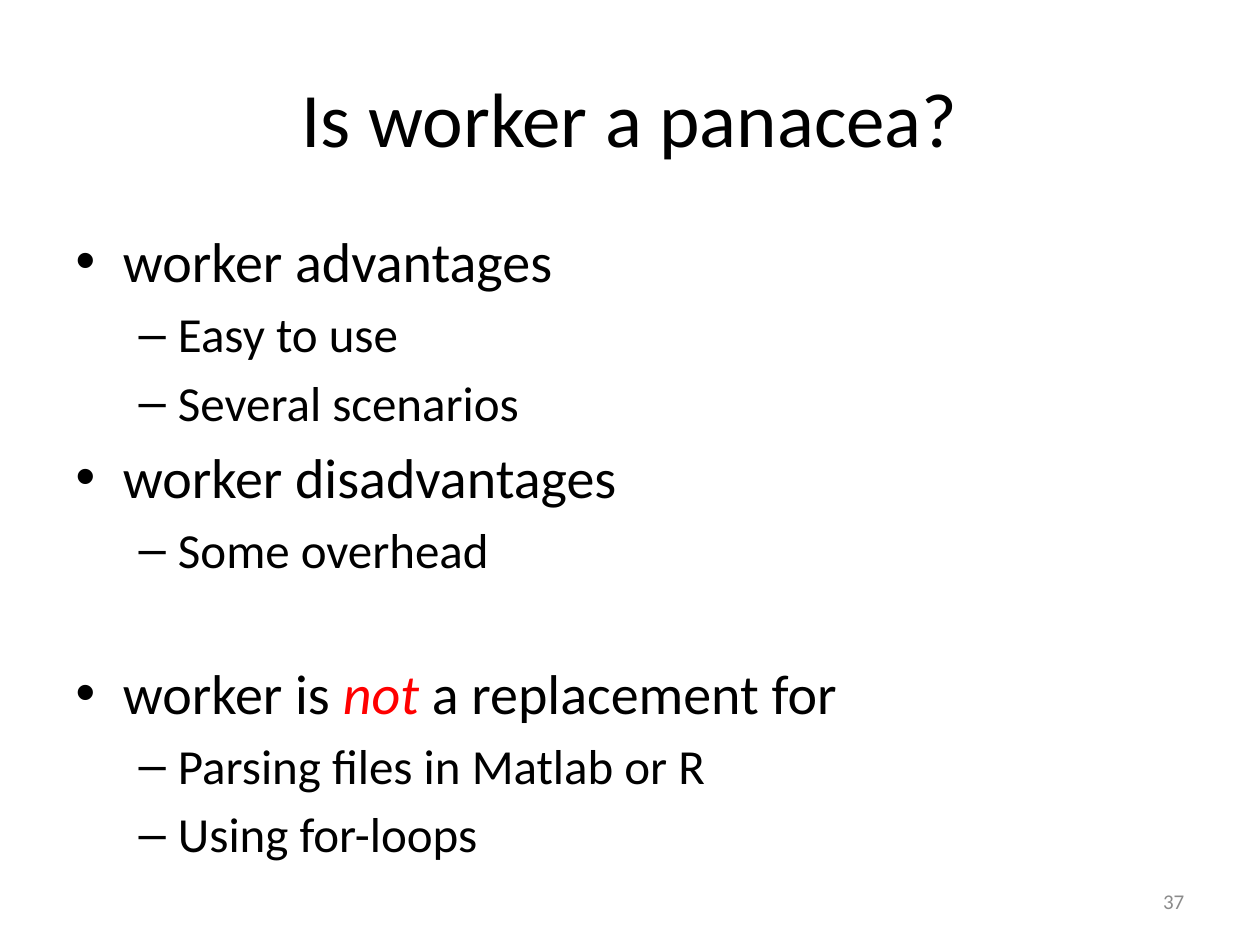
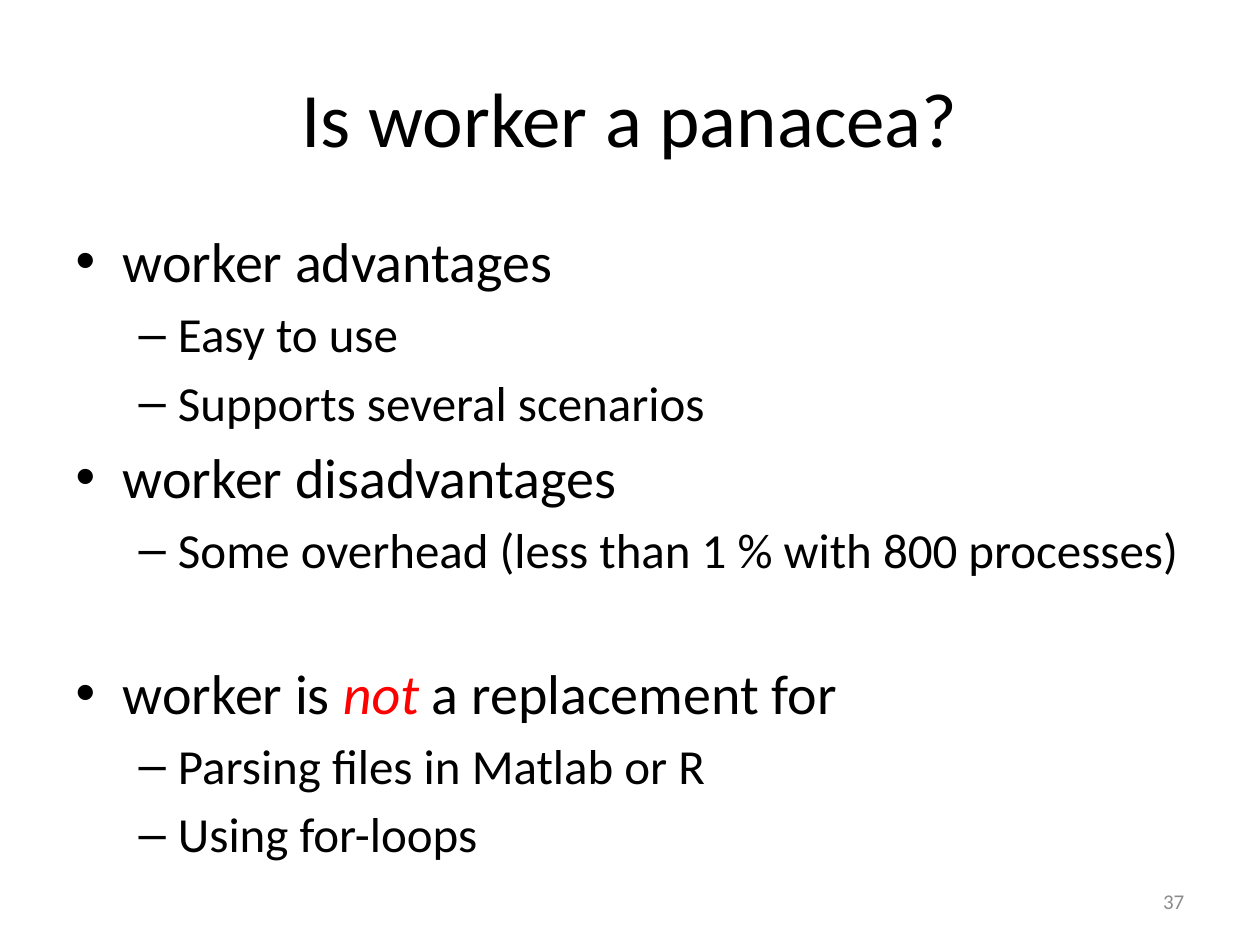
Before and after one commit to gjbex/worker, a slide deck: slide 37 of doc/worker.pptx. Drawn at 1260x945 pixels with LibreOffice and Linux fonts; fonts in the diff are those of the drawing. Boxes give left, top, right and bottom in pixels: in the first picture for what was removed or moved away, otherwise in the second. Text is boxed around its words. In the diff, an @@ line names an element or a change of style, - is before the commit and + after.

Commit message:
Add overhead number

```diff
--- a/doc/worker.pptx
+++ b/doc/worker.pptx
@@ text at [178,387,705,429]: text changed @@
-  – Several scenarios
+  – Supports several scenarios
@@ text at [178,532,1177,576]: text changed @@
-  – Some overhead
+  – Some overhead (less than 1 % with 800 processes)
```
